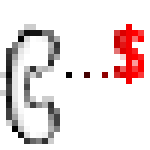
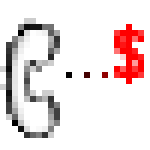
Before/after of a 150 x 150 layered artwork. What changed in the layer stack:
painted on "...$" over [114, 24, 144, 84]
removed layer "New Layer#3" over [6, 36, 54, 138]
painted on "New Layer#1" over [6, 30, 54, 138]
painted on "New Layer#2" over [0, 18, 60, 144]
